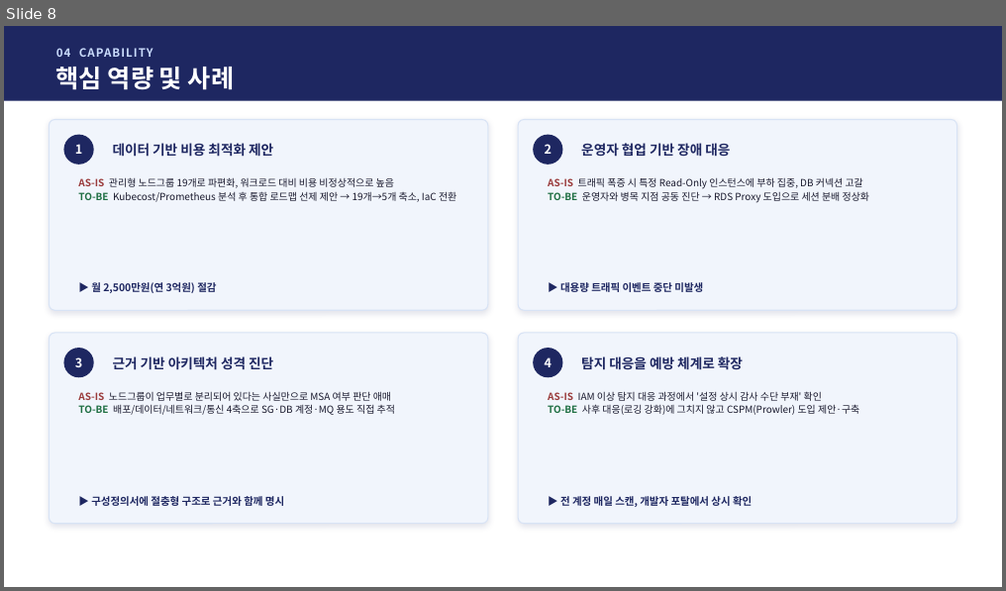
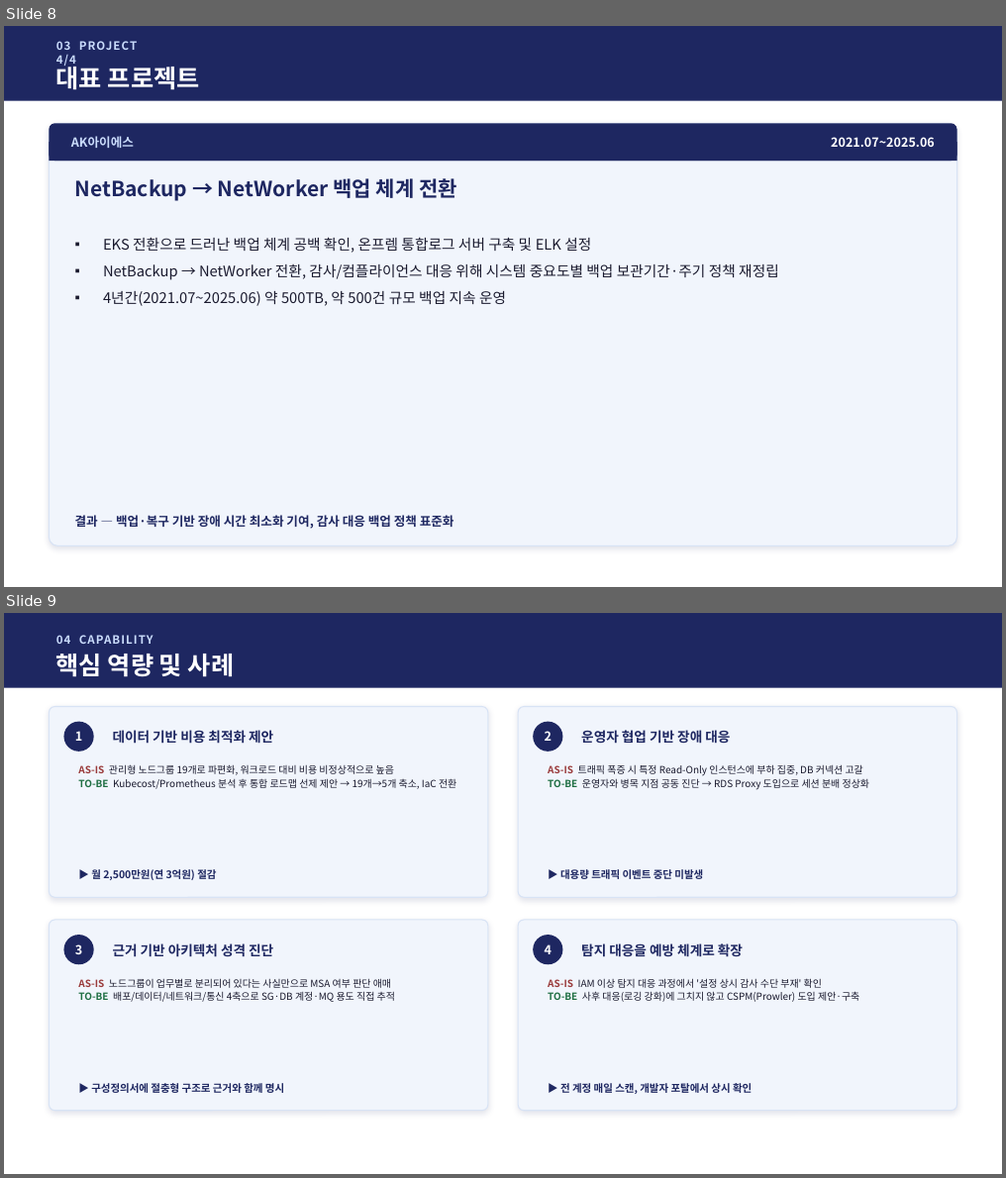
Before and after one commit to jtkdy/devops-portfolio, a slide deck: 포트폴리오_정상윤_2026_v2.pptx. Shown one above the other, each under a label of ours: slide 8 before the commit, slides 8 and 9 after it. The pictures are 1006x591 and 1006x1178 pixels, drawn with LibreOffice and Linux fonts; fonts in the diff are those of the drawing. Boxes give left, top, right and bottom in pixels: in the first picture for what was removed or moved away, otherwise in the second. Text is boxed around its words. In the diff, an @@ line names an element or a change of style, - is before the commit and + after.

Commit message:
vault backup: 2026-09-08 13:46:24

```diff
--- a/포트폴리오_정상윤_2026_v2.pptx
+++ b/포트폴리오_정상윤_2026_v2.pptx
@@ slide 8 added at (4, 26, 1002, 587), background #FFFFFF @@
@@ rectangle added at (4, 26, 1002, 101), fill #1E2761 @@
@@ text added at (56, 41, 137, 68), 11 pt, text #CADCFC, bold @@
+03 PROJECT 4/4
@@ text added at (56, 62, 200, 90), 24 pt, text #FFFFFF, bold @@
+대표 프로젝트
@@ rounded rectangle added at (49, 123, 957, 547), fill #F1F5FC, outline #D8E3F5 1 pt @@
@@ rounded rectangle added at (49, 123, 957, 161), fill #1E2761 @@
@@ rectangle added at (49, 142, 957, 161), fill #1E2761 @@
@@ text added at (71, 136, 134, 148), 12 pt, text #CADCFC, bold @@
+AK아이에스
@@ text added at (831, 137, 935, 147), 12 pt, text #FFFFFF, bold @@
+2021.07~2025.06
@@ text added at (75, 178, 457, 201), 20 pt, text #1E2761, bold @@
+NetBackup → NetWorker 백업 체계 전환
@@ text added at (103, 237, 779, 306), 14 pt, text #1A1A2E @@
+▪ EKS 전환으로 드러난 백업 체계 공백 확인, 온프렘 통합로그 서버 구축 및 ELK 설정
+▪ NetBackup → NetWorker 전환, 감사/컴플라이언스 대응 위해 시스템 중요도별 백업 보관기간·주기 정책 재정립
+▪ 4년간(2021.07~2025.06) 약 500TB, 약 500건 규모 백업 지속 운영
@@ text added at (75, 515, 454, 529), 12 pt, text #1E2761, bold @@
+결과 — 백업·복구 기반 장애 시간 최소화 기여, 감사 대응 백업 정책 표준화
@@ what was slide 8 is now slide 9 @@
```
Also in this commit, not shown: 3 slides changed.
